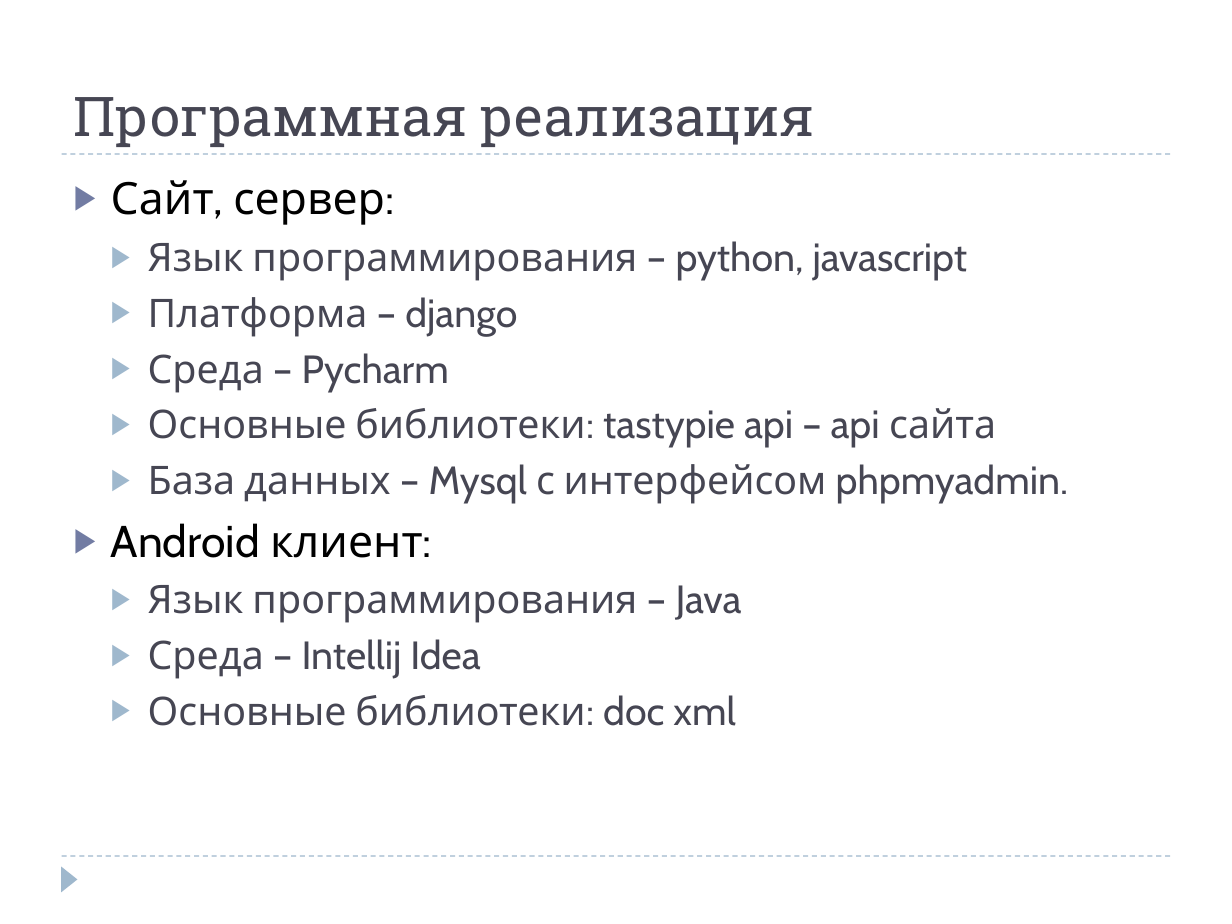
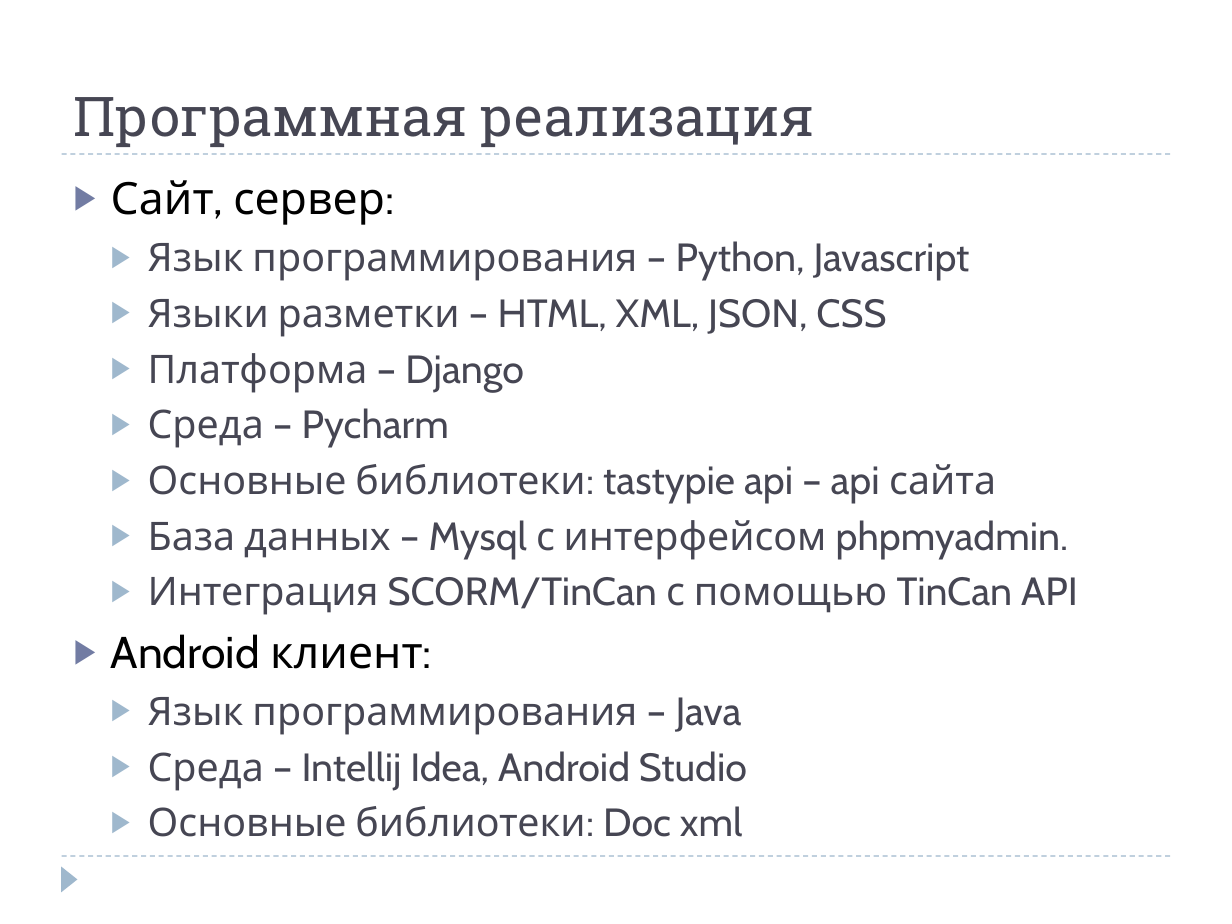
Before and after one commit to mikkksa/helix-test, a slide deck: slide 8 of Documents/Universalnaya_sistema_testirovania_v_web_i_na.pptx (slide 9 before the commit). Drawn at 1232x924 pixels with LibreOffice and Linux fonts; fonts in the diff are those of the drawing. Boxes give left, top, right and bottom in pixels: in the first picture for what was removed or moved away, otherwise in the second. Text is boxed around its words. In the diff, an @@ line names an element or a change of style, - is before the commit and + after.

```diff
--- a/Documents/Universalnaya_sistema_testirovania_v_web_i_na.pptx
+++ b/Documents/Universalnaya_sistema_testirovania_v_web_i_na.pptx
@@ text at (148, 241, 970, 393): text changed @@
-  ▶ Язык программирования – python, javascript
-  ▶ Платформа – django
+  ▶ Язык программирования – Python, Javascript
+  ▶ Языки разметки – HTML, XML, JSON, CSS
+  ▶ Платформа – Django
@@ text at (148, 577, 1078, 615): paragraph added @@
+  ▶ Интеграция SCORM/TinCan с помощью TinCan API
@@ text at (148, 751, 747, 837): text changed @@
-  ▶ Среда – Intellij Idea
-  ▶ Основные библиотеки: doc xml
+  ▶ Среда – Intellij Idea, Android Studio
+  ▶ Основные библиотеки: Doc xml
```
Also in this commit, not shown: 4 other slides changed, 1 slide removed, 1 other file.
